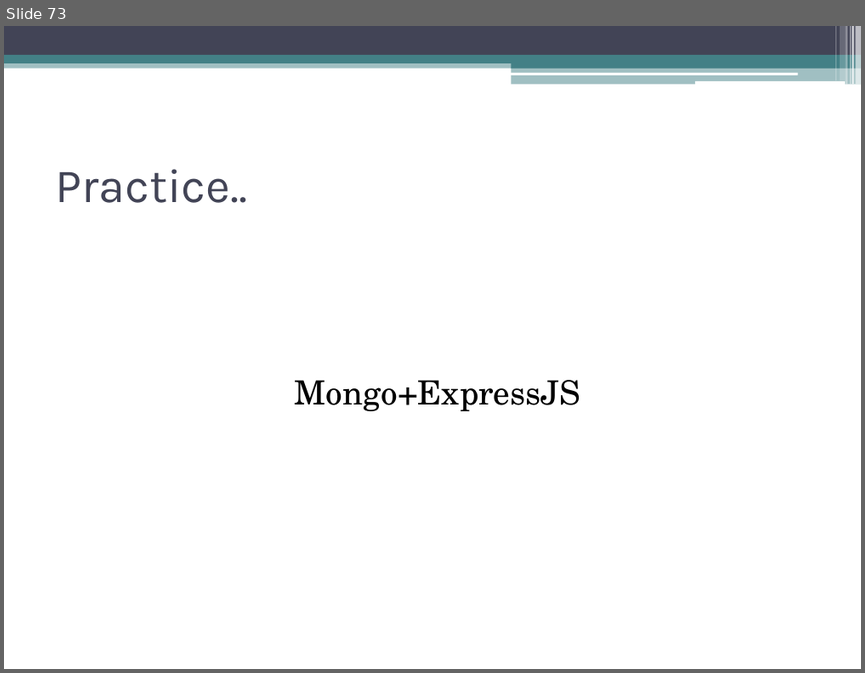
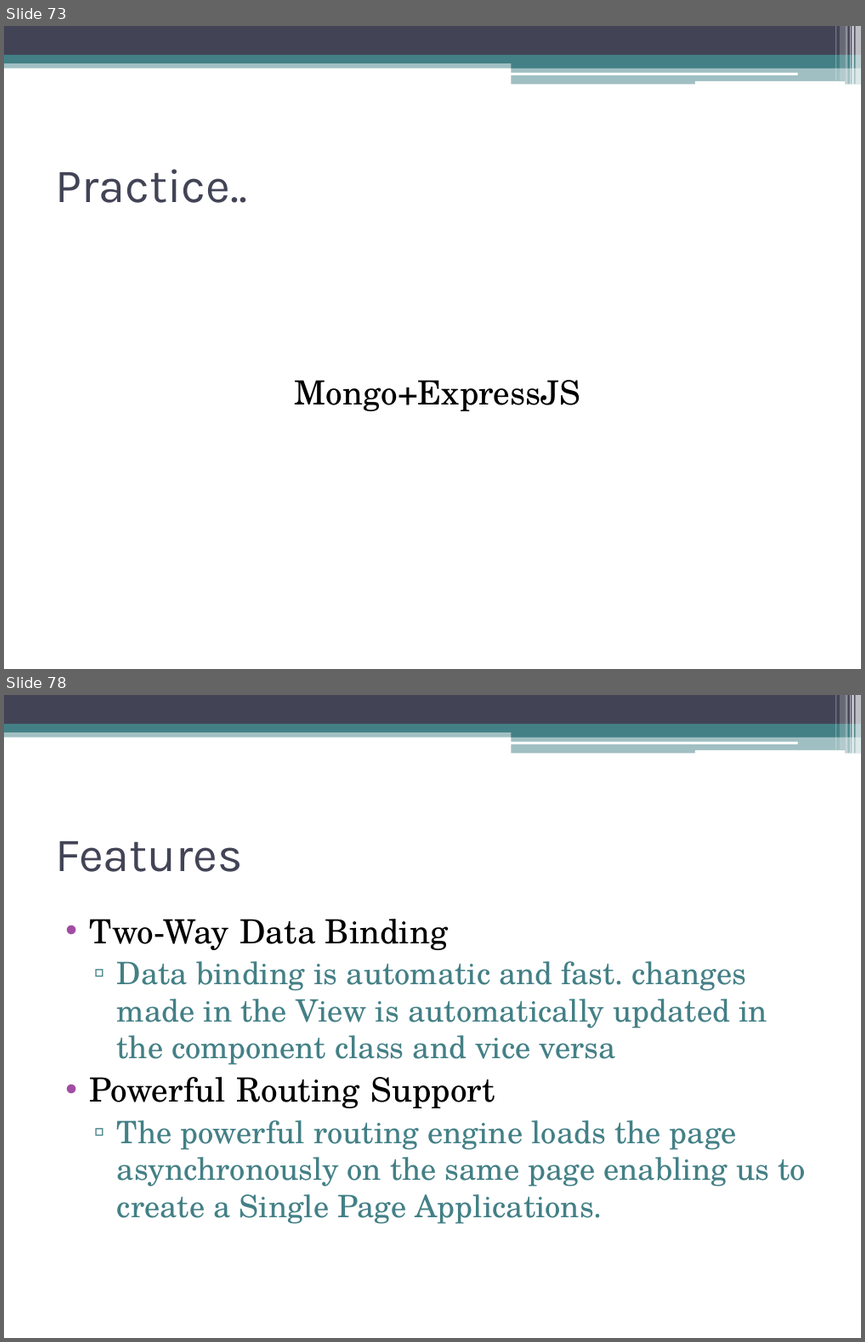
Before and after one commit to akjkhatri/mean_stack, a slide deck: MEAN Stack Workshop.pptx. Shown one above the other, each under a label of ours: slide 73 before the commit, slides 73 and 78 after it; the slides between them are not shown. The pictures are 865x673 and 865x1342 pixels, drawn with LibreOffice and Linux fonts; fonts in the diff are those of the drawing. Boxes give left, top, right and bottom in pixels: in the first picture for what was removed or moved away, otherwise in the second. Text is boxed around its words. In the diff, an @@ line names an element or a change of style, - is before the commit and + after.

```diff
--- a/MEAN Stack Workshop.pptx
+++ b/MEAN Stack Workshop.pptx
@@ slide 78 added at (x1=4, y1=695, x2=861, y2=1338), background #FFFFFF; not listed: 13 template elements that a slide beside it also shows @@
@@ title added at (x1=55, y1=841, x2=242, y2=872), 40 pt, text #424456 @@
+Features
@@ text added at (x1=90, y1=919, x2=806, y2=1224), 26 pt, text #438086 @@
+• Two-Way Data Binding
+  ▫ Data binding is automatic and fast. changes made in the View is automatically updated in the component class and vice versa
+• Powerful Routing Support
+  ▫ The powerful routing engine loads the page asynchronously on the same page enabling us to create a Single Page Applications.
```
Also in this commit, not shown: 29 other slides added.
